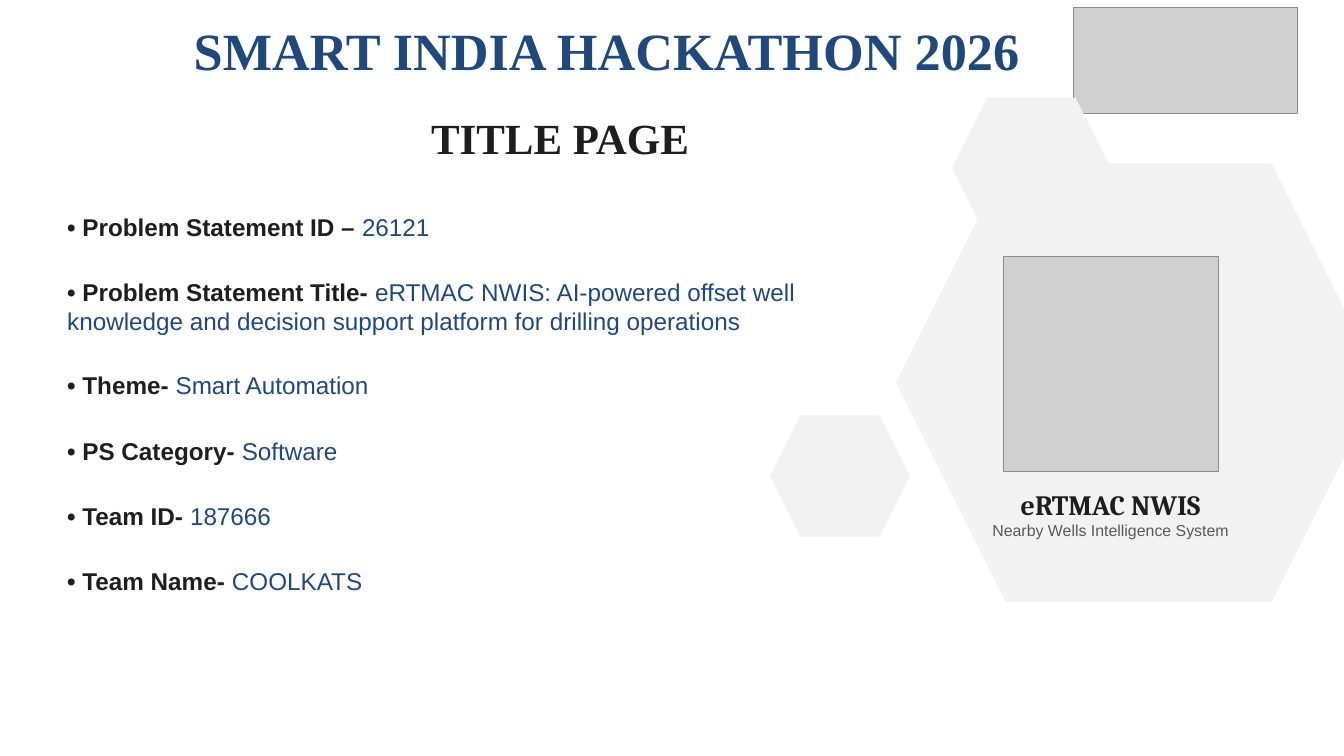
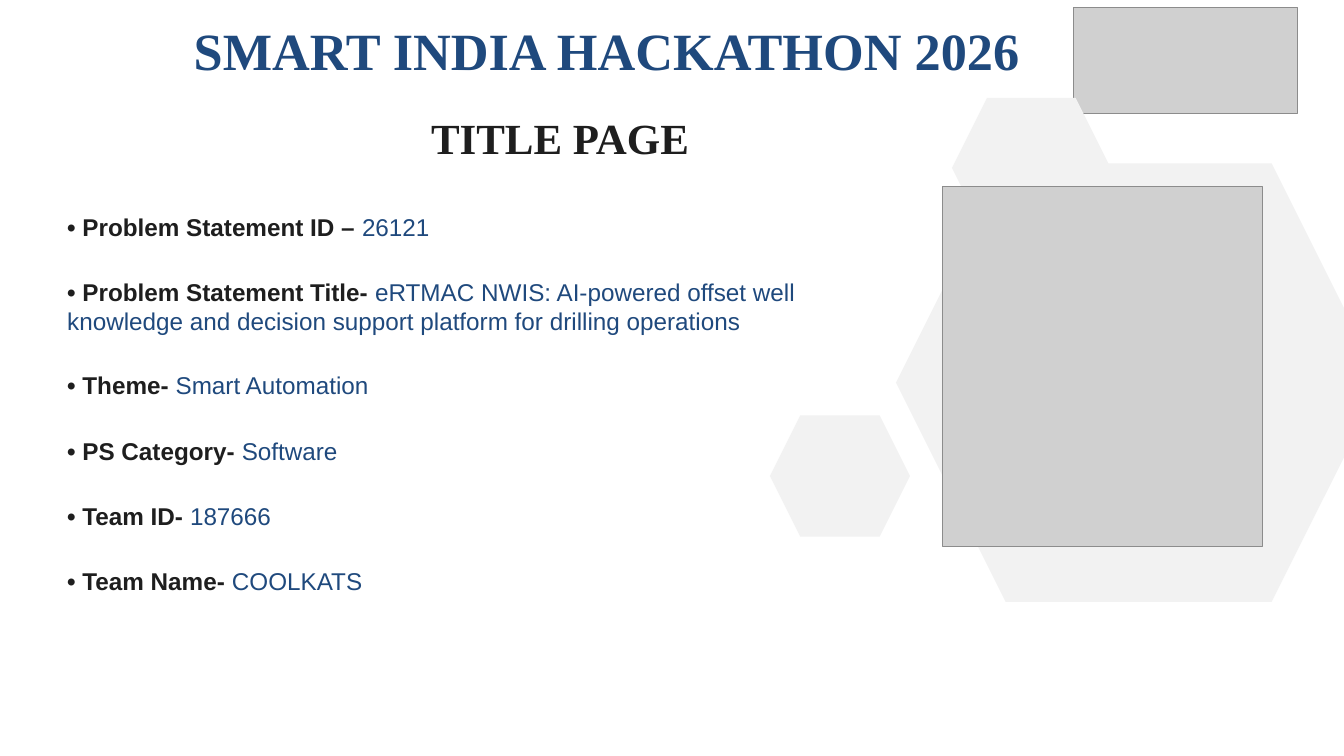
Before and after one commit to gurltff/eRTMAC-NWIS, a slide deck: slide 1 of docs/COOLKATS_187666_SIH2026_eRTMAC-NWIS.pptx. Drawn at 1344x756 pixels with LibreOffice and Linux fonts; fonts in the diff are those of the drawing; grey boxes stand for pictures. Boxes give left, top, right and bottom in pixels: in the first picture for what was removed or moved away, otherwise in the second. Text is boxed around its words. In the diff, an @@ line names an element or a change of style, - is before the commit and + after.

```diff
--- a/docs/COOLKATS_187666_SIH2026_eRTMAC-NWIS.pptx
+++ b/docs/COOLKATS_187666_SIH2026_eRTMAC-NWIS.pptx
@@ picture: place and size @@
-picture at bbox=[1003, 257, 1218, 471]
+picture at bbox=[943, 187, 1262, 546]
@@ text removed at bbox=[992, 496, 1229, 540] @@
-eRTMAC NWIS
-Nearby Wells Intelligence System
```
Also in this commit, not shown: 5 other slides changed, 1 other file.
